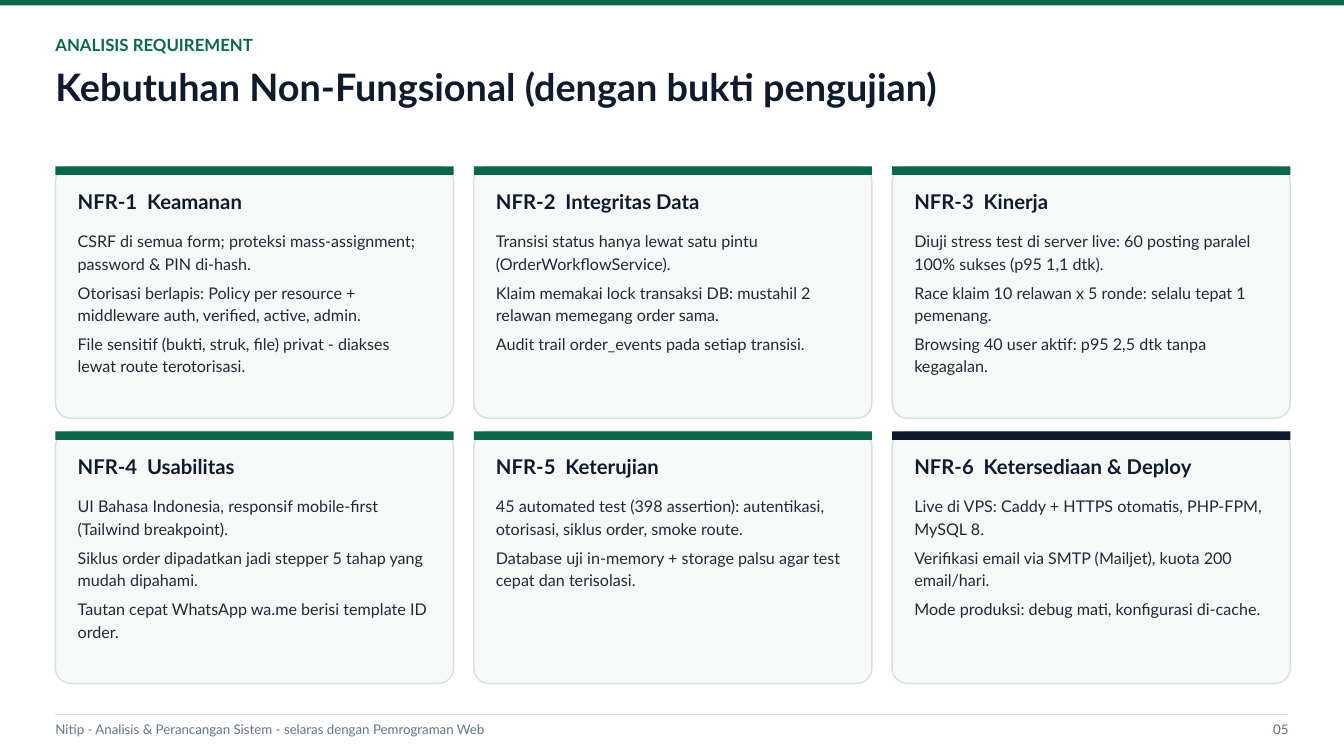
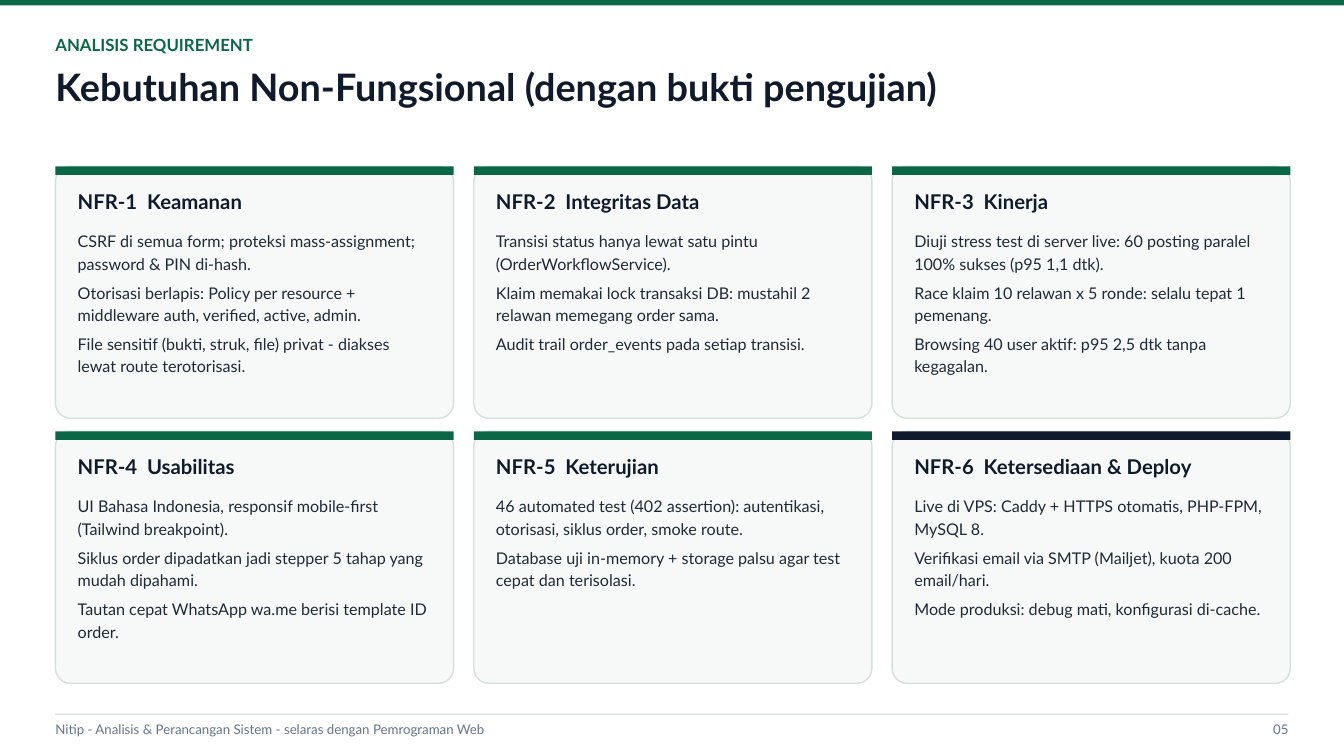
Before and after one commit to Fabiann227/nitip, a slide deck: slide 6 of presentasi/Nitip_Analisis_Perancangan_Sistem.pptx. Drawn at 1344x756 pixels with LibreOffice and Linux fonts; fonts in the diff are those of the drawing. Boxes give left, top, right and bottom in pixels: in the first picture for what was removed or moved away, otherwise in the second. Text is boxed around its words. In the diff, an @@ line names an element or a change of style, - is before the commit and + after.

Commit message:
docs: sinkronkan panduan dengan aturan baru tahap verifikasi pembayaran + jumlah test 46/402

```diff
--- a/presentasi/Nitip_Analisis_Perancangan_Sistem.pptx
+++ b/presentasi/Nitip_Analisis_Perancangan_Sistem.pptx
@@ text at <box>496,499,824,537</box>: text changed @@
-45 automated test (398 assertion): autentikasi, otorisasi, siklus order, smoke route.
+46 automated test (402 assertion): autentikasi, otorisasi, siklus order, smoke route.
```
Also in this commit, not shown: 1 other slide changed, 2 other files.
